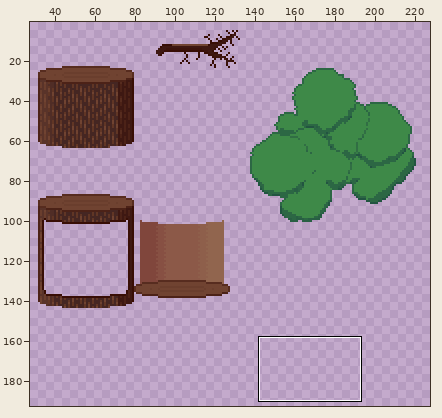
One commit to this sprite sheet: assets/art/tileset/tree.png. The first picture is a wide view before the edit; the outline marks the close-up.
Close-up. First the earlier version:
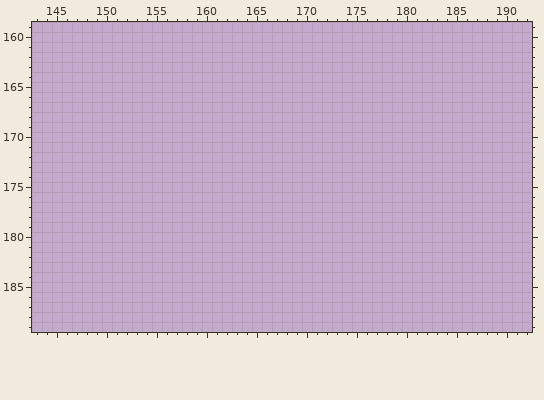
The file is 256x256 pixels. Colours within 5 levels of each other are drawn and written as one. Shown: x 143..192, y 159..189. The wide view leaves out empty margins. The commit also changed other parts of the picture, which this record leaves out.
After the commit:
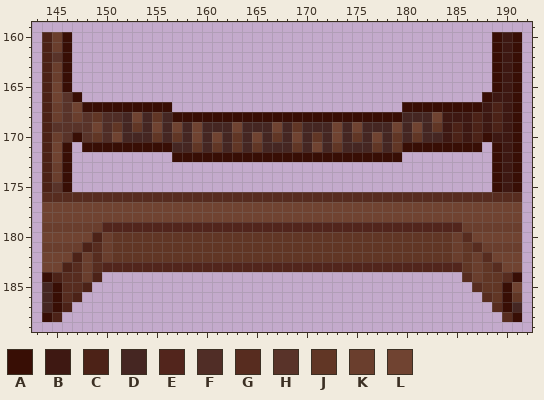
Palette (. is transparent): A #380e05  B #3e1812  C #4c2217  D #452622  E #52251c  F #502d26  G #572c1f  H #593329  J #613625  K #6a3e2d  L #704331
The exact change:
{"y":160,"x":144,"old":"...","new":"CKA"}
{"y":160,"x":189,"old":"...","new":"ABA"}
{"y":161,"x":144,"old":"...","new":"CKA"}
{"y":161,"x":189,"old":"...","new":"ABA"}
{"y":162,"x":144,"old":"...","new":"CHA"}
{"y":162,"x":189,"old":"...","new":"ABA"}
{"y":163,"x":144,"old":"...","new":"CKA"}
{"y":163,"x":189,"old":"...","new":"ABA"}
{"y":164,"x":144,"old":"...","new":"CKA"}
{"y":164,"x":189,"old":"...","new":"ABA"}
{"y":165,"x":144,"old":"...","new":"CLA"}
{"y":165,"x":189,"old":"...","new":"ABA"}
{"y":166,"x":144,"old":"....","new":"CLHA"}
{"y":166,"x":188,"old":"....","new":"ABBA"}
{"y":167,"x":144,"old":".............","new":"CKHLAAAAAAAAA"}
{"y":167,"x":180,"old":"............","new":"AAAAAAAABCBA"}
{"y":168,"x":144,"old":"................................................","new":"CKHKHJFFDLDJDAAAAAAAAAAAAAAAAAAAAAAADDDLBBBCBCBA"}
{"y":169,"x":144,"old":"................................................","new":"CHHHHLFJDJDLDLDLDDDLDDDLDJDDDLDLDDDLDLDJBCBCBCBA"}
{"y":170,"x":144,"old":"................................................","new":"CKHAHJFLDDDJDJDLDLDJDLDJDLDJDLDJDLDJDJDDBCBCABBA"}
{"y":171,"x":144,"old":"...","new":"CLA"}
{"y":171,"x":148,"old":"........................................","new":"AAAAAAAAADDJDJDJDJDDDJDLDJDDDJDJAAAAAAAA"}
{"y":171,"x":189,"old":"...","new":"ABA"}
{"y":172,"x":144,"old":"...","new":"CLA"}
{"y":172,"x":157,"old":".......................","new":"AAAAAAAAAAAAAAAAAAAAAAA"}
{"y":172,"x":189,"old":"...","new":"ABA"}
{"y":173,"x":144,"old":"...","new":"CKA"}
{"y":173,"x":189,"old":"...","new":"ABA"}
{"y":174,"x":144,"old":"...","new":"CKA"}
{"y":174,"x":189,"old":"...","new":"ABA"}
{"y":175,"x":144,"old":"...","new":"CHA"}
{"y":175,"x":189,"old":"...","new":"ABA"}
{"y":176,"x":144,"old":"................................................","new":"GGGGGGGGGGGGGGGGGGGGGGGGGGGGGGGGGGGGGGGGGGGGGGGG"}
{"y":177,"x":144,"old":"................................................","new":"LLLLLLLLLLLLLLLLLLLLLLLLLLLLLLLLLLLLLLLLLLLLLLLL"}
{"y":178,"x":144,"old":"................................................","new":"LLLLLLLLLLLLLLLLLLLLLLLLLLLLLLLLLLLLLLLLLLLLLLLL"}
{"y":179,"x":144,"old":"................................................","new":"KKKKKKEEEEEEEEEEEEEEEEEEEEEEEEEEEEEEEEEEEEKKKKKK"}
{"y":180,"x":144,"old":"................................................","new":"LLLLLCKJJJJJJJJJJJJJJJJJJJJJJJJJJJJJJJJJJKGLLLLL"}
{"y":181,"x":144,"old":"................................................","new":"KKKKCGKJJJJJJJJJJJJJJJJJJJJJJJJJJJJJJJJJJKJGKKKK"}
{"y":182,"x":144,"old":"................................................","new":"LLLCKGKJJJJJJJJJJJJJJJJJJJJJJJJJJJJJJJJJJKJKGLLL"}
{"y":183,"x":144,"old":"................................................","new":"LLCGKGEEEEEEEEEEEEEEEEEEEEEEEEEEEEEEEEEEEEJKJGLL"}
{"y":184,"x":144,"old":"......","new":"ACGGKC"}
{"y":184,"x":186,"old":"......","new":"GKJJGA"}
{"y":185,"x":144,"old":".....","new":"DAGGC"}
{"y":185,"x":187,"old":".....","new":"GJJAL"}
{"y":186,"x":144,"old":"....","new":"DAGC"}
{"y":186,"x":188,"old":"....","new":"GJAJ"}
{"y":187,"x":144,"old":"...","new":"DAC"}
{"y":187,"x":189,"old":"...","new":"GAD"}
{"y":188,"x":144,"old":"..","new":"AC"}
{"y":188,"x":190,"old":"..","new":"GA"}
{"label":"added","picture_box":[42,32,522,322]}
